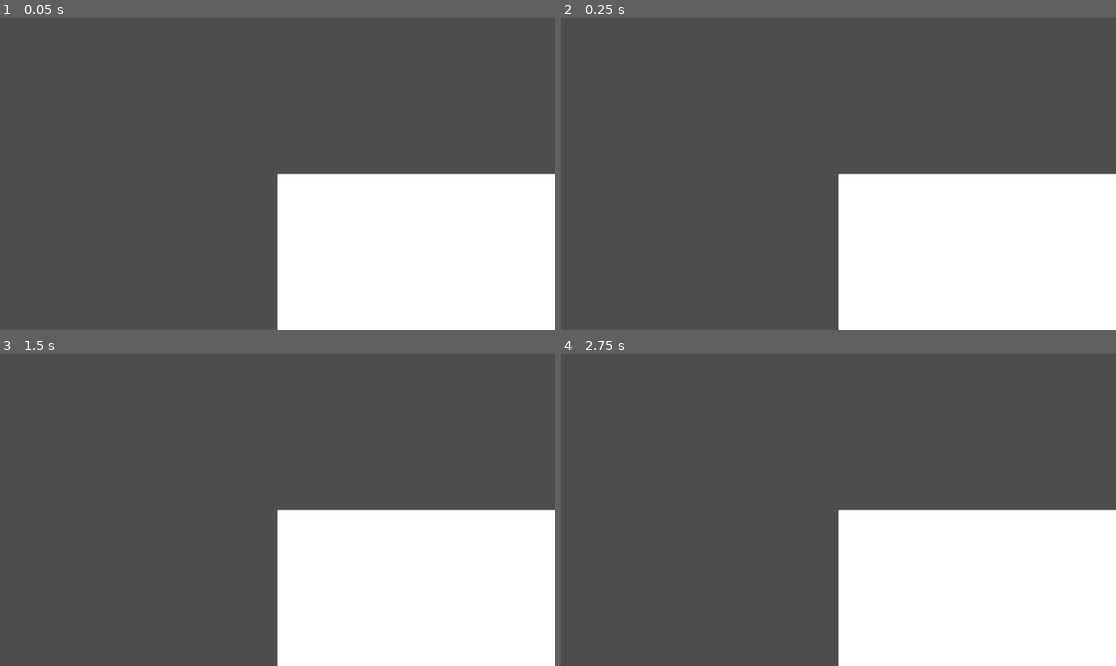
Above: before the commit, frames 1-4 (two rows, left to right).
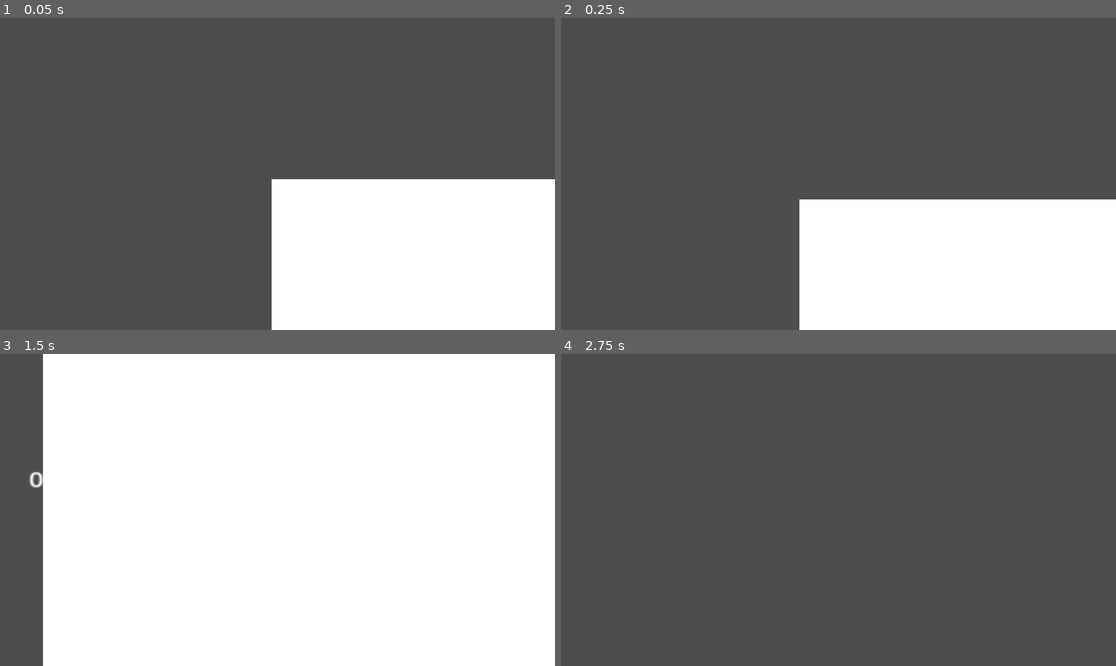
Above: after the commit, the same moments.

Repository: Lueegee1/Skr-t-Kast-Spil
Game: Godot game, scene res://main/root.tscn
Two runs of this game, one before a commit and one after it. Both use one fixed random seed, a clock stepped at 60 frames per second and the inputs below.
Inputs:
- Up to frame 1 (0.05 s): no input
- Up to frame 2 (0.25 s): no input
- Up to frame 3 (1.5 s): no input
- Up to frame 4 (2.75 s): no input

The runs differ from the first frame. In frame 1, 1.4% of the frame differs, in the area x 48-100%, y 49-100%; in frame 2, 7.1%; in frame 3, 68%, in the area x 5-100%, y 0-100%; in frame 4, 25%.
Error before the commit: Invalid assignment of property or key 'global_position' with value of type 'Vector2' on a base object of type 'null instance'. (res://main/Ui_And_Mainscript.gd…

Commit message:
Update Ui_And_Mainscript.gd

Diff:
--- a/main/Ui_And_Mainscript.gd
+++ b/main/Ui_And_Mainscript.gd
@@ -1,6 +1,6 @@
 extends Node2D
 
-@onready var Camera = $Camera2D
+@onready var Camera = $UI/Camera2D
 @onready var RigidBody = $LaunchSite/RigidBody2D
 @onready var XpLabel = $UI/Camera2D/XpLabel
 @onready var MoneyLabel = $UI/Camera2D/MoneyLabel
